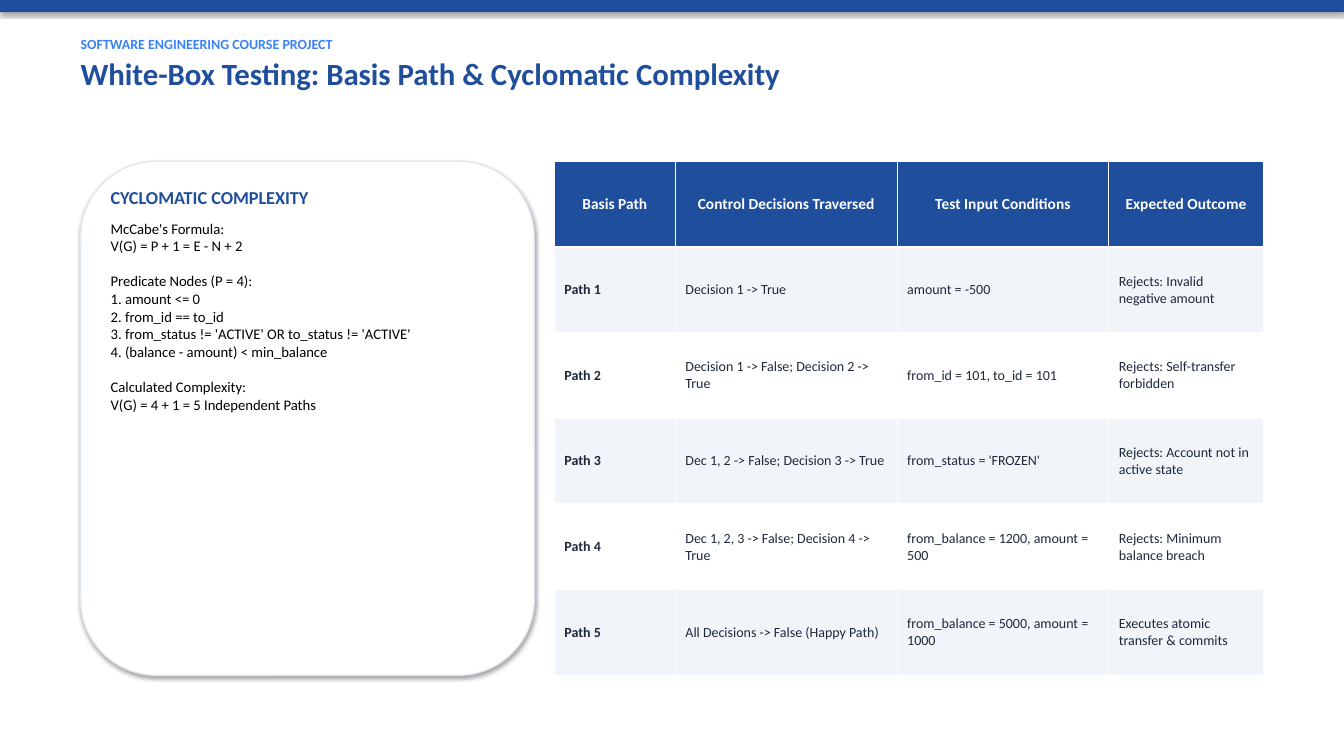
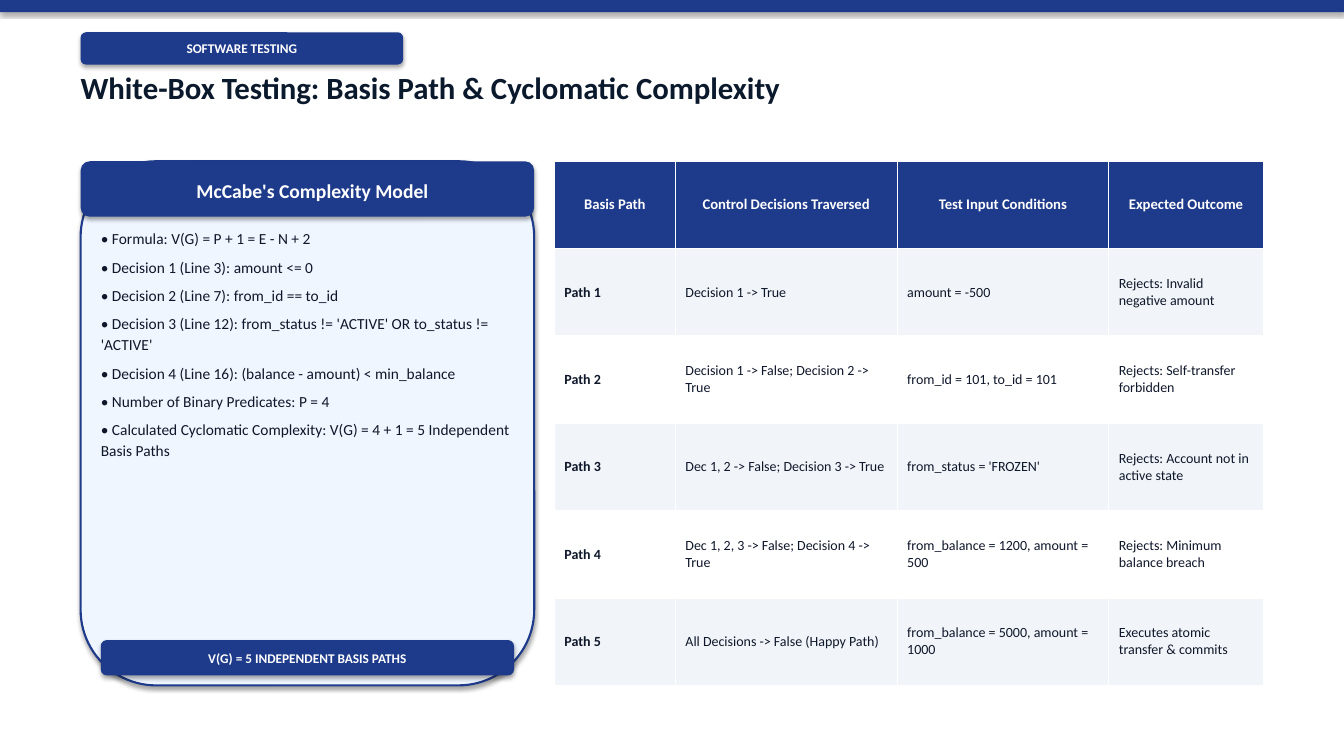
Before and after one commit to shreyasghatekar1-prog/Database-Management-System-Course-Project, a slide deck: slide 24 of Bank_Management_System_Software_Engineering_Presentation.pptx. Drawn at 1344x756 pixels with LibreOffice and Linux fonts; fonts in the diff are those of the drawing. Boxes give left, top, right and bottom in pixels: in the first picture for what was removed or moved away, otherwise in the second. Text is boxed around its words. In the diff, an @@ line names an element or a change of style, - is before the commit and + after.

```diff
--- a/Bank_Management_System_Software_Engineering_Presentation.pptx
+++ b/Bank_Management_System_Software_Engineering_Presentation.pptx
@@ rectangle at bbox=[0, 0, 1344, 12]: fill #1F4E9C to #1E3A8A @@
@@ text at bbox=[81, 40, 333, 49]: paragraph removed @@
-SOFTWARE ENGINEERING COURSE PROJECT
@@ rounded rectangle added at bbox=[81, 32, 403, 65], fill #1E3A8A, 9.5 pt, text #FFFFFF, bold @@
+SOFTWARE TESTING
@@ text "White-Box Testing: Basis Path & ...": place and size @@
-text "White-Box Testing: Basis Path & ..." at bbox=[81, 40, 780, 91]
+text "White-Box Testing: Basis Path & ..." at bbox=[81, 77, 780, 105]
@@ text "White-Box Testing: Basis Path & ..." at bbox=[81, 77, 780, 105]: text colour #1F4E9C to #0B192C; less space between paragraphs @@
@@ rounded rectangle: place and size @@
-rounded rectangle at bbox=[81, 161, 534, 676]
+rounded rectangle at bbox=[81, 161, 534, 686]
@@ rounded rectangle at bbox=[81, 161, 534, 686]: fill #FFFFFF to #EFF6FF; outline #E2E8F0 1 pt to #1E3A8A 1.5 pt @@
@@ rounded rectangle added at bbox=[81, 161, 534, 217], fill #1E3A8A, 14 pt, text #FFFFFF, bold @@
+McCabe's Complexity Model
@@ table at bbox=[555, 161, 1263, 686] @@
@@ fill #1F4E9C to #1E3A8A in row 1 @@
@@ size 11 to 10.5 pt in "Basis Path", "Control Decisions Traversed", "Test Input Conditions", "Expected Outcome" @@
@@ text colour #1E293B to #0F172A in "Path 1", "Decision 1 -> True", "amount = -500", "Rejects: Invalid negative amount" and 16 more places @@
@@ text at bbox=[101, 233, 510, 456]: text changed; size 10.5 to 11 pt; text colour #000000 to #0F172A @@
-CYCLOMATIC COMPLEXITY
-McCabe's Formula:
-V(G) = P + 1 = E - N + 2
-Predicate Nodes (P = 4):
-1. amount <= 0
-2. from_id == to_id
-3. from_status != 'ACTIVE' OR to_status != 'ACTIVE'
-4. (balance - amount) < min_balance
-Calculated Complexity:
-V(G) = 4 + 1 = 5 Independent Paths
+• Formula: V(G) = P + 1 = E - N + 2
+• Decision 1 (Line 3): amount <= 0
+• Decision 2 (Line 7): from_id == to_id
+• Decision 3 (Line 12): from_status != 'ACTIVE' OR to_status != 'ACTIVE'
+• Decision 4 (Line 16): (balance - amount) < min_balance
+• Number of Binary Predicates: P = 4
+• Calculated Cyclomatic Complexity: V(G) = 4 + 1 = 5 Independent Basis Paths
@@ rounded rectangle added at bbox=[101, 640, 514, 676], fill #1E3A8A, 9.5 pt, text #FFFFFF, bold @@
+V(G) = 5 INDEPENDENT BASIS PATHS
```
Also in this commit, not shown: 26 other slides changed, 2 slides added, 2 slides removed, 1 other file.
